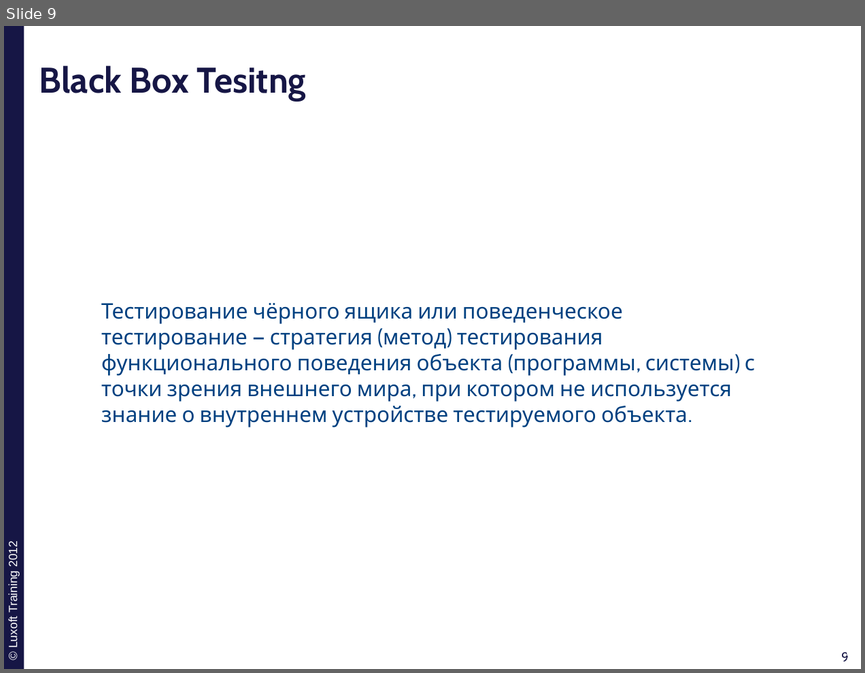
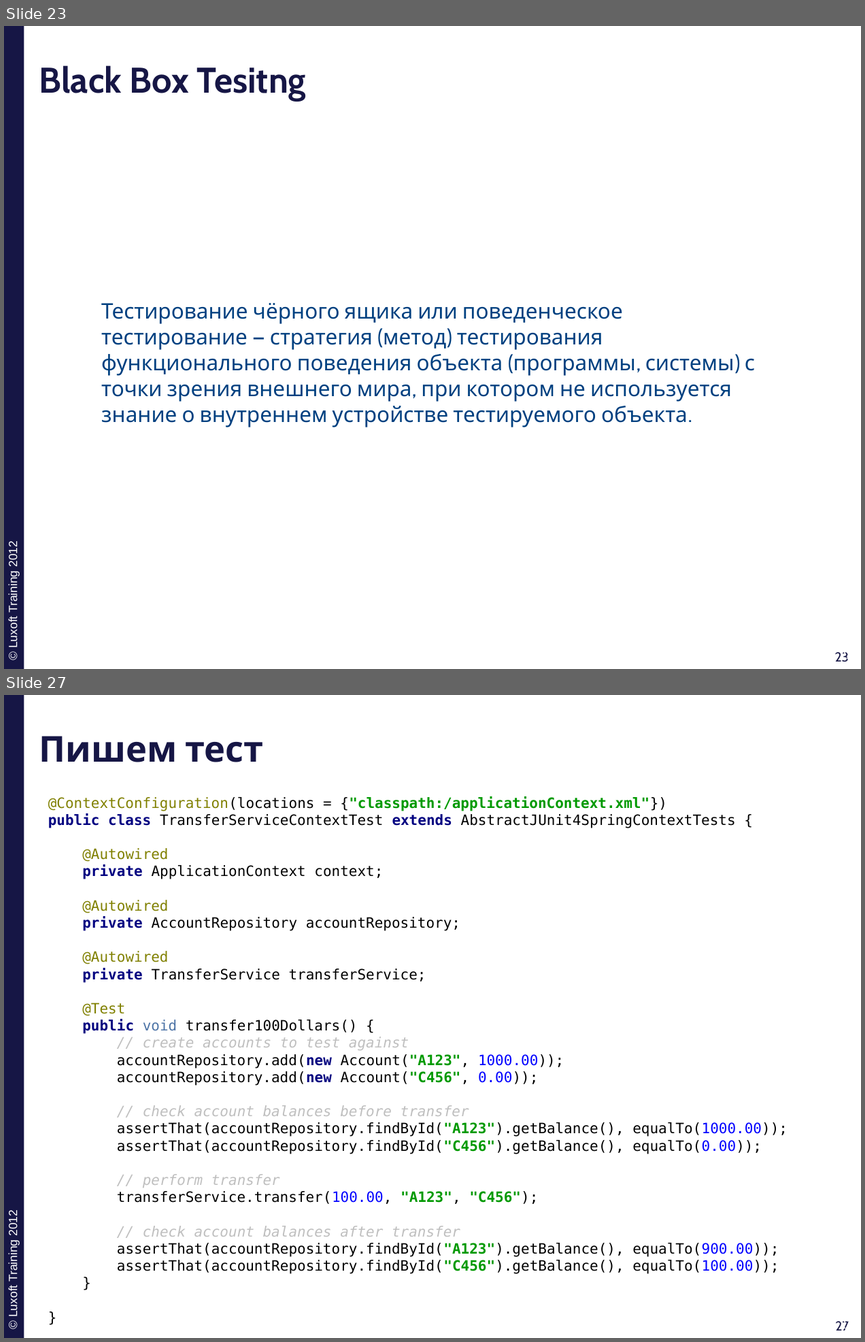
Before and after one commit to ivan-dyachenko/Trainings, a slide deck: Test Driven Development/materials/pptx/3. TDD-Integration.pptx. Shown one above the other, each under a label of ours: slide 9 before the commit, slides 23 and 27 after it; the slides between them are not shown. The pictures are 865x673 and 865x1342 pixels, drawn with LibreOffice and Linux fonts; fonts in the diff are those of the drawing; background and template pictures are left out. Boxes give left, top, right and bottom in pixels: in the first picture for what was removed or moved away, otherwise in the second. Text is boxed around its words. In the diff, an @@ line names an element or a change of style, - is before the commit and + after.

Commit message:
add simple spring integration tests

```diff
--- a/Test Driven Development/materials/pptx/3. TDD-Integration.pptx
+++ b/Test Driven Development/materials/pptx/3. TDD-Integration.pptx
@@ slide 27 added at [4,695,861,1338], background #FFFFFF; not listed: 4 template elements that a slide beside it also shows @@
@@ title added at [39,736,264,762], 30 pt, text #161645, bold @@
+Пишем тест
@@ text added at [48,796,787,1274], 12 pt, text #000000 @@
+@ContextConfiguration(locations = {"classpath:/applicationContext.xml"})
+public class TransferServiceContextTest extends AbstractJUnit4SpringContextTests {
+@Autowired
+private ApplicationContext context;
+@Autowired
+private AccountRepository accountRepository;
+@Autowired
+private TransferService transferService;
+@Test
+public void transfer100Dollars() {
+// create accounts to test against
+accountRepository.add(new Account("A123", 1000.00));
+accountRepository.add(new Account("C456", 0.00));
+// check account balances before transfer
+assertThat(accountRepository.findById("A123").getBalance(), equalTo(1000.00));
+assertThat(accountRepository.findById("C456").getBalance(), equalTo(0.00));
+// perform transfer
+transferService.transfer(100.00, "A123", "C456");
+// check account balances after transfer
+assertThat(accountRepository.findById("A123").getBalance(), equalTo(900.00));
+assertThat(accountRepository.findById("C456").getBalance(), equalTo(100.00));
+}
+}
@@ what was slide 9 is now slide 23 @@
@@ page number at [835,652,849,662]: text changed @@
-9
+23
@@ page number at [840,652,853,662]: text changed @@
-9
+23
```
Also in this commit, not shown: 4 slides changed, 22 other slides added, 10 other files.
